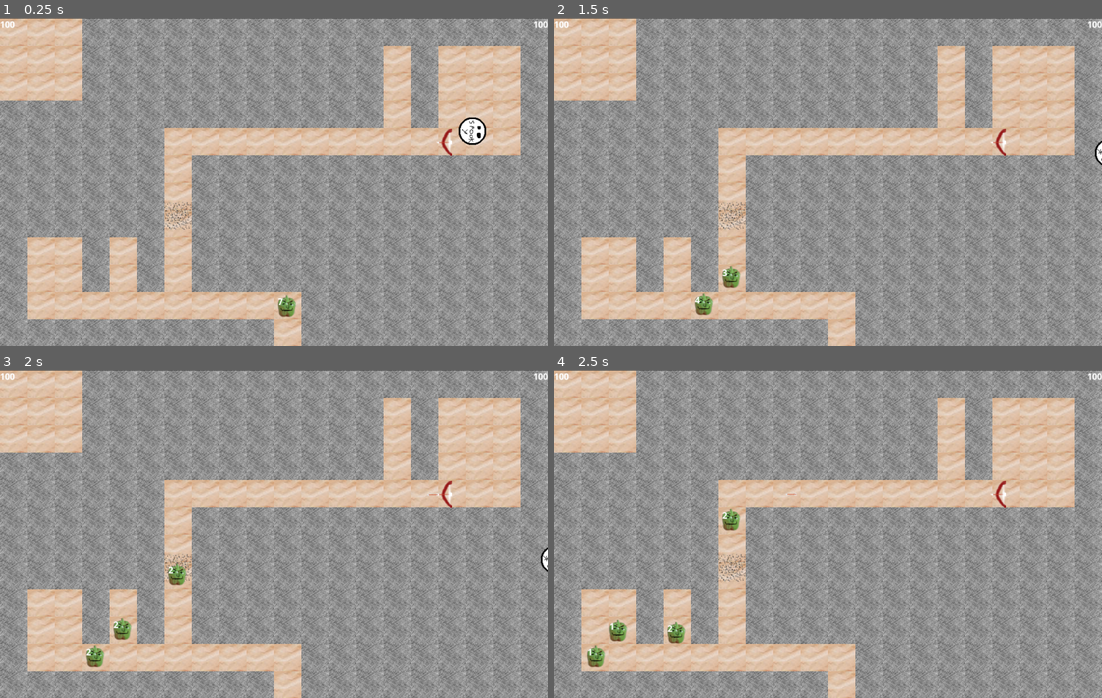
Above: before the commit, frames 1-4 (two rows, left to right).
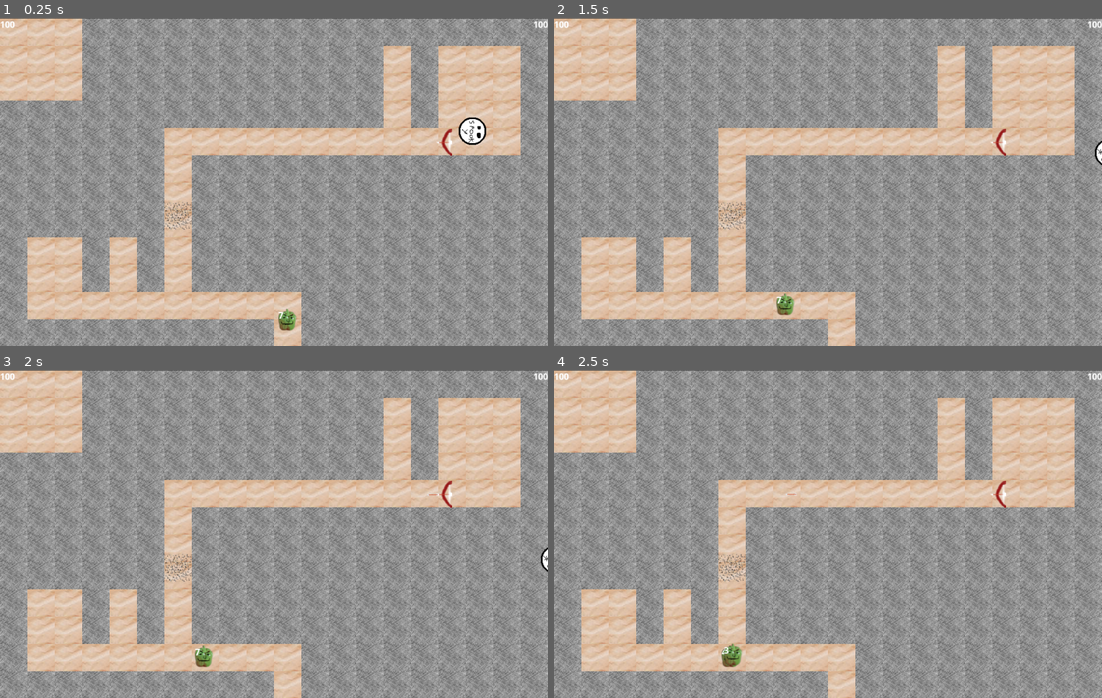
Above: after the commit, the same moments.

Repository: Solid-Squid-Contingent/LD-48
Game: Godot game, scene res://scenes/Main.tscn
Same seed, same stepped clock (60 frames per second), same inputs: the game is played once before the commit and once after it.
Inputs (mouse positions are in pixels of both pictures, inside the frame that each line leads up to):
- Up to frame 1 (0.25 s): no input
- Up to frame 2 (1.5 s): move the mouse to (948, 165) at 0.52 s; press the mouse at (948, 165) at 0.53 s; hold D (right) 0.53-1.28 s; move the mouse to (718, 198) at 1.27 s; release the mouse at (718, 198) at 1.28 s; hold S (down) from 1.28 s (still down); right-click (718, 198) at 1.35 s
- Up to frame 3 (2 s): keep holding S (down)
- Up to frame 4 (2.5 s): move the mouse to (882, 461) at 2.02 s; release S (down) at 2.03 s; press the mouse at (882, 461) at 2.03 s; hold D (right) from 2.03 s (still down)

The runs differ from the first frame. In frame 1, 0.3% of the frame differs, in the area x 50-55%, y 84-96%; in frame 2, 0.5%; in frame 3, 0.7%; in frame 4, 0.9%, in the area x 6-35%, y 42-91%.

Commit message:
Add enemy group merging

Diff:
--- a/scenes/Enemy.tscn
+++ b/scenes/Enemy.tscn
@@ -33,3 +33,14 @@
 __meta__ = {
 "_edit_use_anchors_": false
 }
+
+[node name="MergeArea" type="Area2D" parent="."]
+collision_layer = 512
+collision_mask = 512
+
+[node name="CollisionShape2D2" type="CollisionShape2D" parent="MergeArea"]
+position = Vector2( -2.06644, 0.314659 )
+shape = SubResource( 1 )
+
+[connection signal="area_entered" from="MergeArea" to="." method="_on_MergeArea_area_entered"]
+[connection signal="area_exited" from="MergeArea" to="." method="_on_MergeArea_area_exited"]
--- a/scripts/Arrow.gd
+++ b/scripts/Arrow.gd
@@ -9,12 +9,10 @@
 	pass # Replace with function body.
 
 
-func _on_Arrow_body_entered(body):
+func _on_Arrow_body_entered(_body):
 	if $Stuck.is_stopped():
 		sleeping = true
-		mode = MODE_STATIC
-		contact_monitor = false
-		$CollisionShape2D.disabled = true
+		set_deferred("mode", MODE_STATIC)
 		$Stuck.start()
 
 
--- a/scripts/Enemy.gd
+++ b/scripts/Enemy.gd
@@ -30,7 +30,7 @@
 class Stats:
 	var drunkPathfinding: bool = false
 	var demolition: bool = true
-	var speed: int = 200
+	var speed: int = 100
 	var maxHealth: int = 100
 	var health: int = maxHealth
 
@@ -171,8 +171,12 @@
 
 			currentTreeNode.completed = true
 
-		while !currentTreeNode.children.empty() and explored.has(currentTreeNode.children[0].tileIndex):
-			currentTreeNode.children.remove(0)
+		var curChildIndex = 0
+		while curChildIndex < currentTreeNode.children.size():
+			if explored.has(currentTreeNode.children[curChildIndex].tileIndex):
+				currentTreeNode.children.remove(curChildIndex)
+			else:
+				curChildIndex += 1
 
 		if currentTreeNode.children.empty():
 			if currentTreeNode.parent:
@@ -226,7 +230,7 @@
 			dynamite.position = centeredWorldPosition(demolishPos)
 			get_parent().add_child(dynamite)
 
-func _process(delta):
+func _process(_delta):
 	$Label.text = String(individualStats.size())
 
 func _physics_process(delta):
@@ -242,3 +246,19 @@
 		var collision = get_slide_collision(collisionIndex)
 		if collision.collider.has_method("collideWith"):
 			collision.collider.collideWith(self)
+
+
+var mergeable = false
+func _on_MergeArea_area_entered(area):
+	var enemy : Enemy = area.get_parent()
+	if mergeable and enemy.mergeable and !is_queued_for_deletion():
+		enemy.queue_free()
+		for stat in enemy.individualStats:
+			individualStats.append(stat)
+		updateGroupStats()
+		for explore in enemy.explored:
+			explored[explore] = true
+
+
+func _on_MergeArea_area_exited(_area):
+	mergeable = true
